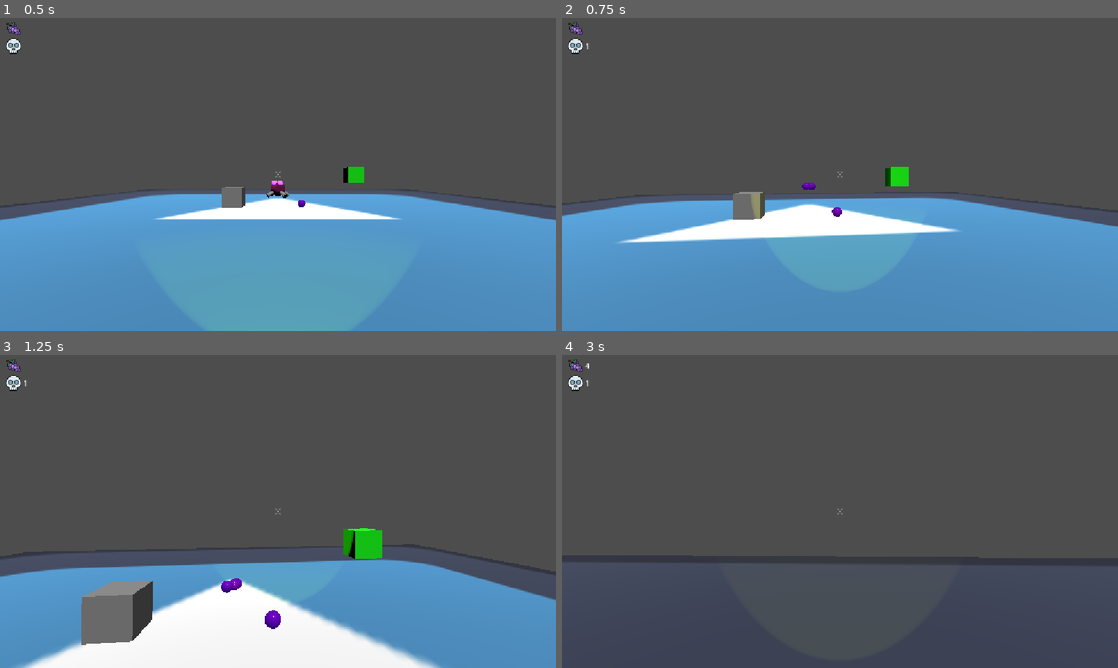
Above: before the commit, frames 1-4 (two rows, left to right).
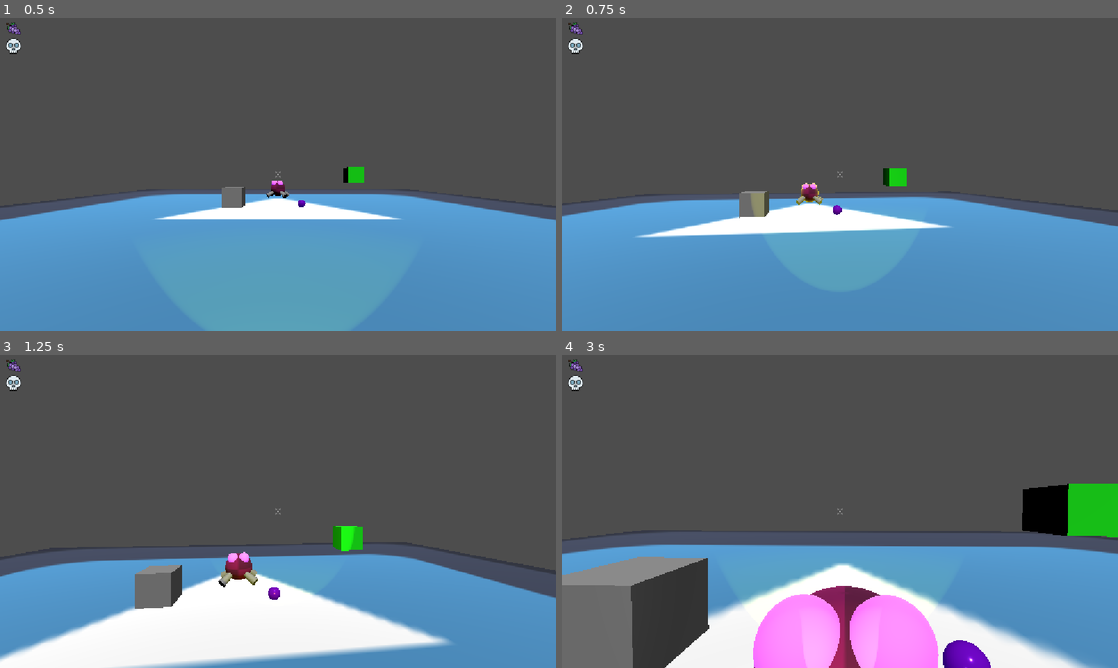
Above: after the commit, the same moments.

Repository: BrokHoly/spark-them-all
Game: Godot game, scene res://levels/proto_hub.tscn
The game is run twice, just before and just after one commit, with the same random seed, the same clock (stepped at 60 frames per second) and the same inputs. This scene is started directly instead of the project's main scene. The engine's default icon, where the game draws it, is replaced by a stand-in: a white triangle on a blue panel in a dark square.
Inputs (mouse positions are in pixels of both pictures, inside the frame that each line leads up to):
- Up to frame 1 (0.5 s): no input
- Up to frame 2 (0.75 s): move the mouse to (867, 174) at 0.52 s; press the mouse at (867, 174) at 0.53 s; hold W (move_forward) from 0.53 s (still down)
- Up to frame 3 (1.25 s): keep holding W (move_forward); tap Space (jump) at 0.77 s; tap F (interact) at 0.8 s
- Up to frame 4 (3 s): keep holding W (move_forward); move the mouse to (812, 511) at 1.27 s; release the mouse at (812, 511) at 1.28 s; tap F (interact) at 1.35 s; tap Space (jump) at 1.52 s; tap Ctrl (sprint) at 1.55 s; move the mouse to (851, 505) at 2.02 s; hold Ctrl (sprint) 2.03-2.78 s; click (851, 505) at 2.3 s; move the mouse to (834, 517) at 2.77 s; click (834, 517) at 2.85 s

Frame 1 is identical in both runs. In frame 2, 2.3% of the frame differs, in the area x 4-100%, y 8-72%; in frame 3, 12%; in frame 4, 42%, in the area x 0-100%, y 2-100%.

Commit message:
Enemy enlighted when damaged

Diff:
--- a/characters/enemies/boular/boular.gd
+++ b/characters/enemies/boular/boular.gd
@@ -3,11 +3,12 @@
 signal killed
 
 const SPEED = 2.5
-var HEALTH = 5
+var HEALTH = 10
 
 var time_since_last_hit = 0.0
 
 var grape_scene : PackedScene = preload("res://collectibles/loots/boular_grape.tscn")
+@onready var animation_player : AnimationPlayer = $AnimationPlayer
 
 @export var player: Node3D
 
@@ -40,11 +41,13 @@
 			velocity.z = move_toward(velocity.z, 0, SPEED)
 	move_and_slide()
 
-func expose_to_light(delta: float, damage_per_tick: int, damage_cooldown: float):
+func expose_to_light(delta: float, damage_per_tick: float, damage_cooldown: float):
 	# Only take damage if cooldown passed
-	if time_since_last_hit >= damage_cooldown:
+	if time_since_last_hit >= damage_cooldown :
+		print(time_since_last_hit, " >= ", damage_cooldown, " : ", (time_since_last_hit >= damage_cooldown))
 		HEALTH -= damage_per_tick
 		time_since_last_hit = 0.0  # reset cooldown
+		damage_animation()
 		if HEALTH <= 0:
 			_drop_grapes()
 			emit_signal("killed")
@@ -73,3 +76,8 @@
 		grape.apply_impulse(Vector3.ZERO, direction * force_magnitude)
 
 		grape.angular_velocity = Vector3(randf() - 0.5, randf() - 0.5, randf() - 0.5)
+
+
+func damage_animation() -> void :
+	animation_player.play("damage_hit")
+	pass
--- a/characters/enemies/boular/boular.tscn
+++ b/characters/enemies/boular/boular.tscn
@@ -2,6 +2,7 @@
 
 [ext_resource type="Texture2D" uid="uid://bpp7fslmpt2i4" path="res://characters/enemies/boular/base_texture.png" id="1_2pe26"]
 [ext_resource type="Script" uid="uid://dkljqpm7jsras" path="res://characters/enemies/boular/boular.gd" id="1_pxy76"]
+[ext_resource type="Shader" uid="uid://bhek6vmdlbj4h" path="res://characters/enemies/boular/damage_hit_shader.tres" id="3_xdx8w"]
 
 [sub_resource type="StandardMaterial3D" id="StandardMaterial3D_pxy76"]
 albedo_texture = ExtResource("1_2pe26")
@@ -9,7 +10,21 @@
 emission = Color(0.6039216, 0, 0, 1)
 emission_energy_multiplier = 0.1
 
+[sub_resource type="ShaderMaterial" id="ShaderMaterial_dkbbw"]
+render_priority = 0
+shader = ExtResource("3_xdx8w")
+shader_parameter/light_color = Color(1, 1, 0.211765, 1)
+shader_parameter/opacity = 0.0
+shader_parameter/rim_intensity = 2.0
+
 [sub_resource type="SphereMesh" id="SphereMesh_fwgws"]
+
+[sub_resource type="ShaderMaterial" id="ShaderMaterial_fwgws"]
+render_priority = 0
+shader = ExtResource("3_xdx8w")
+shader_parameter/light_color = Color(1, 1, 0.211765, 1)
+shader_parameter/opacity = 0.0
+shader_parameter/rim_intensity = 2.0
 
 [sub_resource type="CylinderMesh" id="CylinderMesh_2pe26"]
 top_radius = 0.1
@@ -26,6 +41,187 @@
 height = 0.4
 
 [sub_resource type="SphereShape3D" id="SphereShape3D_bw4kp"]
+
+[sub_resource type="Animation" id="Animation_fwgws"]
+length = 0.001
+tracks/0/type = "value"
+tracks/0/imported = false
+tracks/0/enabled = true
+tracks/0/path = NodePath("BodyMesh/MeshInstance3D:material_overlay:shader_parameter/opacity")
+tracks/0/interp = 1
+tracks/0/loop_wrap = true
+tracks/0/keys = {
+"times": PackedFloat32Array(0),
+"transitions": PackedFloat32Array(1),
+"update": 0,
+"values": [0.0]
+}
+tracks/1/type = "value"
+tracks/1/imported = false
+tracks/1/enabled = true
+tracks/1/path = NodePath("BodyMesh/Leg1:material_overlay:shader_parameter/opacity")
+tracks/1/interp = 1
+tracks/1/loop_wrap = true
+tracks/1/keys = {
+"times": PackedFloat32Array(0),
+"transitions": PackedFloat32Array(1),
+"update": 0,
+"values": [0.0]
+}
+tracks/2/type = "value"
+tracks/2/imported = false
+tracks/2/enabled = true
+tracks/2/path = NodePath("BodyMesh/Leg2:material_overlay:shader_parameter/opacity")
+tracks/2/interp = 1
+tracks/2/loop_wrap = true
+tracks/2/keys = {
+"times": PackedFloat32Array(0),
+"transitions": PackedFloat32Array(1),
+"update": 0,
+"values": [0.0]
+}
+tracks/3/type = "value"
+tracks/3/imported = false
+tracks/3/enabled = true
+tracks/3/path = NodePath("BodyMesh/Leg3:material_overlay:shader_parameter/opacity")
+tracks/3/interp = 1
+tracks/3/loop_wrap = true
+tracks/3/keys = {
+"times": PackedFloat32Array(0),
+"transitions": PackedFloat32Array(1),
+"update": 0,
+"values": [0.0]
+}
+tracks/4/type = "value"
+tracks/4/imported = false
+tracks/4/enabled = true
+tracks/4/path = NodePath("BodyMesh/Leg4:material_overlay:shader_parameter/opacity")
+tracks/4/interp = 1
+tracks/4/loop_wrap = true
+tracks/4/keys = {
+"times": PackedFloat32Array(0),
+"transitions": PackedFloat32Array(1),
+"update": 0,
+"values": [0.0]
+}
+tracks/5/type = "value"
+tracks/5/imported = false
+tracks/5/enabled = true
+tracks/5/path = NodePath("BodyMesh/EyeL:material_overlay:shader_parameter/opacity")
+tracks/5/interp = 1
+tracks/5/loop_wrap = true
+tracks/5/keys = {
+"times": PackedFloat32Array(0),
+"transitions": PackedFloat32Array(1),
+"update": 0,
+"values": [0.0]
+}
+tracks/6/type = "value"
+tracks/6/imported = false
+tracks/6/enabled = true
+tracks/6/path = NodePath("BodyMesh/EyeR:material_overlay:shader_parameter/opacity")
+tracks/6/interp = 1
+tracks/6/loop_wrap = true
+tracks/6/keys = {
+"times": PackedFloat32Array(0),
+"transitions": PackedFloat32Array(1),
+"update": 0,
+"values": [0.0]
+}
+
+[sub_resource type="Animation" id="Animation_pxy76"]
+resource_name = "damage_hit"
+length = 0.3
+tracks/0/type = "value"
+tracks/0/imported = false
+tracks/0/enabled = true
+tracks/0/path = NodePath("BodyMesh/MeshInstance3D:material_overlay:shader_parameter/opacity")
+tracks/0/interp = 1
+tracks/0/loop_wrap = true
+tracks/0/keys = {
+"times": PackedFloat32Array(0, 0.06666667, 0.3),
+"transitions": PackedFloat32Array(1, 1, 1),
+"update": 0,
+"values": [0.0, 1.0, 0.0]
+}
+tracks/1/type = "value"
+tracks/1/imported = false
+tracks/1/enabled = true
+tracks/1/path = NodePath("BodyMesh/Leg1:material_overlay:shader_parameter/opacity")
+tracks/1/interp = 1
+tracks/1/loop_wrap = true
+tracks/1/keys = {
+"times": PackedFloat32Array(0, 0.06666667, 0.3),
+"transitions": PackedFloat32Array(1, 1, 1),
+"update": 0,
+"values": [0.0, 1.0, 0.0]
+}
+tracks/2/type = "value"
+tracks/2/imported = false
+tracks/2/enabled = true
+tracks/2/path = NodePath("BodyMesh/Leg2:material_overlay:shader_parameter/opacity")
+tracks/2/interp = 1
+tracks/2/loop_wrap = true
+tracks/2/keys = {
+"times": PackedFloat32Array(0, 0.06666667, 0.3),
+"transitions": PackedFloat32Array(1, 1, 1),
+"update": 0,
+"values": [0.0, 1.0, 0.0]
+}
+tracks/3/type = "value"
+tracks/3/imported = false
+tracks/3/enabled = true
+tracks/3/path = NodePath("BodyMesh/Leg3:material_overlay:shader_parameter/opacity")
+tracks/3/interp = 1
+tracks/3/loop_wrap = true
+tracks/3/keys = {
+"times": PackedFloat32Array(0, 0.06666667, 0.3),
+"transitions": PackedFloat32Array(1, 1, 1),
+"update": 0,
+"values": [0.0, 1.0, 0.0]
+}
+tracks/4/type = "value"
+tracks/4/imported = false
+tracks/4/enabled = true
+tracks/4/path = NodePath("BodyMesh/Leg4:material_overlay:shader_parameter/opacity")
+tracks/4/interp = 1
+tracks/4/loop_wrap = true
+tracks/4/keys = {
+"times": PackedFloat32Array(0, 0.06666667, 0.3),
+"transitions": PackedFloat32Array(1, 1, 1),
+"update": 0,
+"values": [0.0, 1.0, 0.0]
+}
+tracks/5/type = "value"
+tracks/5/imported = false
+tracks/5/enabled = true
+tracks/5/path = NodePath("BodyMesh/EyeL:material_overlay:shader_parameter/opacity")
+tracks/5/interp = 1
+tracks/5/loop_wrap = true
+tracks/5/keys = {
+"times": PackedFloat32Array(0, 0.06666667, 0.3),
+"transitions": PackedFloat32Array(1, 1, 1),
+"update": 0,
+"values": [0.0, 1.0, 0.0]
+}
+tracks/6/type = "value"
+tracks/6/imported = false
+tracks/6/enabled = true
+tracks/6/path = NodePath("BodyMesh/EyeR:material_overlay:shader_parameter/opacity")
+tracks/6/interp = 1
+tracks/6/loop_wrap = true
+tracks/6/keys = {
+"times": PackedFloat32Array(0, 0.06666667, 0.3),
+"transitions": PackedFloat32Array(1, 1, 1),
+"update": 0,
+"values": [0.0, 1.0, 0.0]
+}
+
+[sub_resource type="AnimationLibrary" id="AnimationLibrary_fwgws"]
+_data = {
+&"RESET": SubResource("Animation_fwgws"),
+&"damage_hit": SubResource("Animation_pxy76")
+}
 
 [node name="Boular" type="CharacterBody3D" unique_id=1503704684 groups=["ennemy"]]
 collision_layer = 4
@@ -38,34 +234,44 @@
 [node name="MeshInstance3D" type="MeshInstance3D" parent="BodyMesh" unique_id=21274881]
 transform = Transform3D(1, 0, 0, 0, 1, 0, 0, 0, 1, 0, 0.6, 0)
 material_override = SubResource("StandardMaterial3D_pxy76")
+material_overlay = SubResource("ShaderMaterial_dkbbw")
 mesh = SubResource("SphereMesh_fwgws")
 
 [node name="Leg1" type="MeshInstance3D" parent="BodyMesh" unique_id=1215029190]
 transform = Transform3D(0.51257634, 0.71482337, -0.4757028, 0.040470265, 0.53328943, 0.84496415, 0.8576875, -0.4523606, 0.24442251, -0.42857432, 0.27584004, 0.42098314)
+material_overlay = SubResource("ShaderMaterial_fwgws")
 mesh = SubResource("CylinderMesh_2pe26")
 
 [node name="Leg2" type="MeshInstance3D" parent="BodyMesh" unique_id=83605545]
 transform = Transform3D(0.39944306, -0.7839462, 0.47526172, 0.04006506, 0.53284836, 0.8452617, -0.91588205, -0.31859264, 0.24425139, 0.42, 0.27630138, 0.421)
+material_overlay = SubResource("ShaderMaterial_fwgws")
 mesh = SubResource("CylinderMesh_2pe26")
 
 [node name="Leg3" type="MeshInstance3D" parent="BodyMesh" unique_id=1402957732]
 transform = Transform3D(-0.5289527, 0.72899526, -0.43448237, 0.040065065, 0.53284836, 0.84526175, 0.8477052, 0.42969596, -0.31105873, -0.42857432, 0.27584004, -0.421)
+material_overlay = SubResource("ShaderMaterial_fwgws")
 mesh = SubResource("CylinderMesh_2pe26")
 
 [node name="Leg4" type="MeshInstance3D" parent="BodyMesh" unique_id=1388315053]
 transform = Transform3D(-0.6320158, -0.64170164, 0.43448234, 0.040065058, 0.53284836, 0.8452617, -0.773919, 0.5516265, -0.31105873, 0.42, 0.27630138, -0.421)
+material_overlay = SubResource("ShaderMaterial_fwgws")
 mesh = SubResource("CylinderMesh_2pe26")
 
 [node name="EyeL" type="MeshInstance3D" parent="BodyMesh" unique_id=352968458]
 transform = Transform3D(1, 0, 0, 0, 1, 0, 0, 0, 1, -0.19907331, 0.95804226, -0.19861281)
 material_override = SubResource("StandardMaterial3D_fwgws")
+material_overlay = SubResource("ShaderMaterial_fwgws")
 mesh = SubResource("SphereMesh_2pe26")
 
 [node name="EyeR" type="MeshInstance3D" parent="BodyMesh" unique_id=1814278732]
 transform = Transform3D(1, 0, 0, 0, 1, 0, 0, 0, 1, 0.199, 0.958, -0.199)
 material_override = SubResource("StandardMaterial3D_fwgws")
+material_overlay = SubResource("ShaderMaterial_fwgws")
 mesh = SubResource("SphereMesh_2pe26")
 
 [node name="CollisionShape3D" type="CollisionShape3D" parent="." unique_id=25391629]
 transform = Transform3D(1.2, 0, 0, 0, 1.2, 0, 0, 0, 1.2, 0, 0.6, 0)
 shape = SubResource("SphereShape3D_bw4kp")
+
+[node name="AnimationPlayer" type="AnimationPlayer" parent="." unique_id=1218135771]
+libraries/ = SubResource("AnimationLibrary_fwgws")
--- /dev/null
+++ b/characters/enemies/boular/damage_hit_shader.tres
@@ -0,0 +1,71 @@
+[gd_resource type="VisualShader" format=3 uid="uid://bhek6vmdlbj4h"]
+
+[sub_resource type="VisualShaderNodeFloatOp" id="VisualShaderNodeFloatOp_jwy0g"]
+operator = 2
+
+[sub_resource type="VisualShaderNodeFloatParameter" id="VisualShaderNodeFloatParameter_wgygr"]
+parameter_name = "rim_intensity"
+default_value_enabled = true
+default_value = 2.0
+
+[sub_resource type="VisualShaderNodeFloatOp" id="VisualShaderNodeFloatOp_b3aq8"]
+operator = 5
+
+[sub_resource type="VisualShaderNodeFloatOp" id="VisualShaderNodeFloatOp_kmnnt"]
+operator = 2
+
+[sub_resource type="VisualShaderNodeColorParameter" id="VisualShaderNodeColorParameter_jwy0g"]
+parameter_name = "light_color"
+default_value_enabled = true
+default_value = Color(1, 1, 0.21176471, 1)
+
+[sub_resource type="VisualShaderNodeFloatParameter" id="VisualShaderNodeFloatParameter_kmnnt"]
+parameter_name = "opacity"
+hint = 1
+
+[sub_resource type="VisualShaderNodeVectorOp" id="VisualShaderNodeVectorOp_jwy0g"]
+
+[sub_resource type="VisualShaderNodeDotProduct" id="VisualShaderNodeDotProduct_ai77n"]
+
+[sub_resource type="VisualShaderNodeInput" id="VisualShaderNodeInput_p0plb"]
+input_name = "normal"
+
+[sub_resource type="VisualShaderNodeInput" id="VisualShaderNodeInput_wluca"]
+input_name = "view"
+
+[sub_resource type="VisualShaderNodeFloatOp" id="VisualShaderNodeFloatOp_yalpt"]
+default_input_values = [0, 1.0, 1, 0.0]
+operator = 1
+
+[sub_resource type="VisualShaderNodeVectorDecompose" id="VisualShaderNodeVectorDecompose_ey107"]
+default_input_values = [0, Quaternion(0, 0, 0, 0)]
+op_type = 2
+
+[resource]
+nodes/vertex/0/position = Vector2(520, 100)
+nodes/fragment/0/position = Vector2(1180, 140)
+nodes/fragment/2/node = SubResource("VisualShaderNodeColorParameter_jwy0g")
+nodes/fragment/2/position = Vector2(-540, 580)
+nodes/fragment/3/node = SubResource("VisualShaderNodeFloatParameter_kmnnt")
+nodes/fragment/3/position = Vector2(220, 40)
+nodes/fragment/4/node = SubResource("VisualShaderNodeVectorOp_jwy0g")
+nodes/fragment/4/position = Vector2(-40, 280)
+nodes/fragment/5/node = SubResource("VisualShaderNodeDotProduct_ai77n")
+nodes/fragment/5/position = Vector2(280, 540)
+nodes/fragment/6/node = SubResource("VisualShaderNodeInput_p0plb")
+nodes/fragment/6/position = Vector2(-40, 520)
+nodes/fragment/7/node = SubResource("VisualShaderNodeInput_wluca")
+nodes/fragment/7/position = Vector2(-40, 620)
+nodes/fragment/8/node = SubResource("VisualShaderNodeFloatOp_yalpt")
+nodes/fragment/8/position = Vector2(480, 500)
+nodes/fragment/9/node = SubResource("VisualShaderNodeVectorDecompose_ey107")
+nodes/fragment/9/position = Vector2(360, 840)
+nodes/fragment/10/node = SubResource("VisualShaderNodeFloatOp_jwy0g")
+nodes/fragment/10/position = Vector2(920, 780)
+nodes/fragment/11/node = SubResource("VisualShaderNodeFloatParameter_wgygr")
+nodes/fragment/11/position = Vector2(-540, 820)
+nodes/fragment/12/node = SubResource("VisualShaderNodeFloatOp_b3aq8")
+nodes/fragment/12/position = Vector2(700, 620)
+nodes/fragment/13/node = SubResource("VisualShaderNodeFloatOp_kmnnt")
+nodes/fragment/13/position = Vector2(860, 40)
+nodes/fragment/connections = PackedInt32Array(4, 0, 0, 0, 4, 0, 0, 5, 6, 0, 5, 0, 7, 0, 5, 1, 5, 0, 8, 1, 2, 0, 9, 0, 9, 3, 10, 1, 2, 0, 4, 1, 8, 0, 12, 0, 11, 0, 12, 1, 12, 0, 10, 0, 3, 0, 13, 0, 10, 0, 13, 1, 13, 0, 0, 1)
--- /dev/null
+++ b/characters/enemies/boular/light_material.tres
@@ -0,0 +1,9 @@
+[gd_resource type="ShaderMaterial" format=3 uid="uid://rr77in8h4vv1"]
+
+[ext_resource type="Shader" uid="uid://bhek6vmdlbj4h" path="res://characters/enemies/boular/damage_hit_shader.tres" id="1_p47ej"]
+
+[resource]
+render_priority = 0
+shader = ExtResource("1_p47ej")
+shader_parameter/light_color = Color(1, 1, 0.211765, 1)
+shader_parameter/color_amount = 0.0
--- a/characters/player/player.gd
+++ b/characters/player/player.gd
@@ -10,6 +10,7 @@
 const LOOK_SENSITIVITY = 0.002
 const JOYSTICK_SENSITIVITY = 3.0
 const JOYSTICK_DEADZONE = 0.15
+
 const BASE_FOV = 75.0
 const SPRINT_FOV = 85.0
 const FOCUS_FOV = 70.0
@@ -20,6 +21,7 @@
 var kill_score = 0
 
 var isFPS: bool = true
+var is_focusing := false
 
 var current_hovered: Interactable = null
 
@@ -35,16 +37,16 @@
 
 
 func _ready() -> void:
-
 	health = stats.get_stat("max_health")
 	Input.set_mouse_mode(Input.MOUSE_MODE_CAPTURED)
 	collectible_area.body_entered.connect(_on_collectible_entered)
 
+
 func _physics_process(delta: float) -> void:
 	if stats == null:
-		print(stats)
 		return
-	# Add gravity
+
+	# Gravity
 	if not is_on_floor():
 		velocity += get_gravity() * delta
 
@@ -52,68 +54,88 @@
 	if Input.is_action_just_pressed("jump") and is_on_floor():
 		velocity.y = stats.get_stat("jump_velocity")
 
-	# Movement
-	var input_dir := Input.get_vector("move_left", "move_right", "move_forward", "move_backward")
-	var direction := (transform.basis * Vector3(input_dir.x, 0, input_dir.y)).normalized()
-
-	# Sprint / Walk / Focus
-	var sprint_multiplier = 1.0;
-	var fov = BASE_FOV
-	var lamp_angle = stats.get_stat("lamp_idle_angle")
-	var lamp_range = stats.get_stat("lamp_idle_range")
-	if(Input.is_action_pressed("focus")):
-		sprint_multiplier = stats.get_stat("sprint_multiplier")
-		fov = FOCUS_FOV
+	_handle_movement(delta)
+
+	move_and_slide()
+
+	handle_joystick_look(delta)
+
+	_handle_lamp_burn(delta)
+	_handle_interaction()
+
+
+func _handle_movement(delta: float) -> void:
+
+	var input_dir := Input.get_vector("move_left","move_right","move_forward","move_backward")
+	var direction := (transform.basis * Vector3(input_dir.x,0,input_dir.y)).normalized()
+
+	is_focusing = Input.is_action_pressed("focus")
+	var is_sprinting := Input.is_action_pressed("sprint") and not is_focusing
+
+	var speed_multiplier := 1.0
+	var target_fov := BASE_FOV
+	var lamp_angle := stats.get_stat("lamp_idle_angle")
+	var lamp_range := stats.get_stat("lamp_idle_range")
+
+	if is_focusing:
+		target_fov = FOCUS_FOV
 		lamp_angle = stats.get_stat("lamp_focus_angle")
 		lamp_range = stats.get_stat("lamp_focus_range")
-	elif (Input.is_action_pressed("sprint")):
-		sprint_multiplier = stats.get_stat("sprint_multiplier")
-		fov = SPRINT_FOV
-	camera.fov = lerp(camera.fov, fov, 8.0 * delta)
+
+	elif is_sprinting:
+		speed_multiplier = stats.get_stat("sprint_multiplier")
+		target_fov = SPRINT_FOV
+
+	camera.fov = lerp(camera.fov, target_fov, 8.0 * delta)
+
 	lamp_spotlight.spot_angle = lerp(lamp_spotlight.spot_angle, lamp_angle, 8.0 * delta)
 	lamp_spotlight.spot_range = lerp(lamp_spotlight.spot_range, lamp_range, 8.0 * delta)
+
 	spot_collide_sphere.shape.radius = lamp_range
 
+	var speed := stats.get_stat("speed") * speed_multiplier
+
 	if direction:
-		velocity.x = direction.x * stats.get_stat("speed") * sprint_multiplier
-		velocity.z = direction.z * stats.get_stat("speed") * sprint_multiplier
+		velocity.x = direction.x * speed
+		velocity.z = direction.z * speed
 	else:
-		velocity.x = move_toward(velocity.x, 0, stats.get_stat("speed") * sprint_multiplier)
-		velocity.z = move_toward(velocity.z, 0, stats.get_stat("speed") * sprint_multiplier)
-
-	move_and_slide()
-
-	handle_joystick_look(delta)
-
-	_handle_lamp_burn(delta)
-
-	_handle_interaction()
+		velocity.x = move_toward(velocity.x, 0, speed)
+		velocity.z = move_toward(velocity.z, 0, speed)
+
 
 # Mouse look
 func _unhandled_input(event: InputEvent) -> void:
 	if event is InputEventMouseMotion and Input.get_mouse_mode() == Input.MOUSE_MODE_CAPTURED:
 		rotate_y(-event.relative.x * LOOK_SENSITIVITY)
 		fps_anchor.rotate_x(-event.relative.y * LOOK_SENSITIVITY)
-		fps_anchor.rotation.x = clamp(fps_anchor.rotation.x, -PI/2, PI/2)
+		fps_anchor.rotation.x = clamp(fps_anchor.rotation.x,-PI/2,PI/2)
 		update_lamp_rotation()
+
 
 # Gamepad look
 func handle_joystick_look(delta: float) -> void:
-	var look_input := Input.get_vector("look_left", "look_right", "look_up", "look_down")
+
+	var look_input := Input.get_vector("look_left","look_right","look_up","look_down")
+
 	if look_input.length() < JOYSTICK_DEADZONE:
 		return
+
 	rotate_y(-look_input.x * JOYSTICK_SENSITIVITY * delta)
 	fps_anchor.rotate_x(-look_input.y * JOYSTICK_SENSITIVITY * delta)
-	fps_anchor.rotation.x = clamp(fps_anchor.rotation.x, -PI/2, PI/2)
+
+	fps_anchor.rotation.x = clamp(fps_anchor.rotation.x,-PI/2,PI/2)
+
 	update_lamp_rotation()
 
-# Shared lamp rotation
+
 func update_lamp_rotation() -> void:
-	var target_lamp_x = clamp(fps_anchor.rotation.x, -PI/4, PI/4)
-	lamp_anchor.rotation.x = lerp(lamp_anchor.rotation.x, target_lamp_x, 0.15)
-
-# 🔹 Check if a body is inside the cone
+	var target_lamp_x = clamp(fps_anchor.rotation.x,-PI/4,PI/4)
+	lamp_anchor.rotation.x = lerp(lamp_anchor.rotation.x,target_lamp_x,0.15)
+
+
+# Check if body inside cone
 func _is_in_spotlight(body: Node3D) -> bool:
+
 	var to_body = body.global_position - lamp_spotlight.global_position
 	var distance = to_body.length()
 
@@ -124,24 +146,37 @@
 	var cos_angle = forward.dot(to_body.normalized())
 
 	var limit = cos(deg_to_rad(lamp_spotlight.spot_angle * 0.5))
+
 	return cos_angle > limit
 
-# 🔹 Handle lamp exposure for Boulars
+
+# Lamp damage system
 func _handle_lamp_burn(delta: float) -> void:
+
+	var damage := stats.get_stat("lamp_idle_damage_amount")
+	var cooldown := stats.get_stat("lamp_idle_damage_cooldown")
+
+	if is_focusing:
+		damage = stats.get_stat("lamp_focus_damage_amount")
+		cooldown = stats.get_stat("lamp_focus_damage_cooldown")
+
 	for body in spot_area.get_overlapping_bodies():
-		if body.is_in_group("ennemy"):  # Your enemy group
+		if body.is_in_group("ennemy"):
 			if _is_in_spotlight(body):
-				body.expose_to_light(delta, stats.get_stat("lamp_idle_damage_per_tick"), stats.get_stat("lamp_damage_cooldown"))
-
-# Collectible system (unchanged)
+				body.expose_to_light(delta, damage, cooldown)
+
+
+# Collectibles
 func _on_collectible_entered(body: Node3D):
-	if(body.is_in_group("collectible")):
+	if body.is_in_group("collectible"):
 		collect_item(body)
+
 
 func collect_item(body: Node3D):
 	boular_grapes += 1
-	emit_signal("grape_collected", boular_grapes)  # <- signal emitted
+	emit_signal("grape_collected", boular_grapes)
 	body.queue_free()
+
 
 func on_ennemy_killed():
 	kill_score += 1
@@ -149,11 +184,15 @@
 
 
 func _handle_interaction():
+
 	if not raycast.is_colliding():
 		_clear_hover()
 		return
+
 	var collider = raycast.get_collider()
+
 	if collider is Interactable and collider.enable:
+
 		if current_hovered != collider:
 			_clear_hover()
 			current_hovered = collider
@@ -165,12 +204,15 @@
 			Input.is_action_pressed("interact"),
 			get_physics_process_delta_time()
 		)
+
 	else:
 		_clear_hover()
+
 
 func _clear_hover():
 	if current_hovered:
 		current_hovered.is_being_pressed = false
 		current_hovered.on_hover_exit()
 		current_hovered = null
+
 	hud.hide_help_text()
--- a/characters/player/stats.gd
+++ b/characters/player/stats.gd
@@ -33,11 +33,11 @@
 
 	# Damage
 	"lamp_idle_damage_cooldown": {
-		"base": 0.5,
+		"base": 1.0,
 		"flat": 0.0,
 		"mult": 1.0
 	},
-	"lamp_idle_damage_per_tick": {
+	"lamp_idle_damage_amount": {
 		"base": 1.0,
 		"flat": 0.0,
 		"mult": 1.0
@@ -47,7 +47,7 @@
 		"flat": 0.0,
 		"mult": 1.0
 	},
-	"lamp_focus_damage_per_tick": {
+	"lamp_focus_damage_amount": {
 		"base": 1.0,
 		"flat": 0.0,
 		"mult": 1.0
